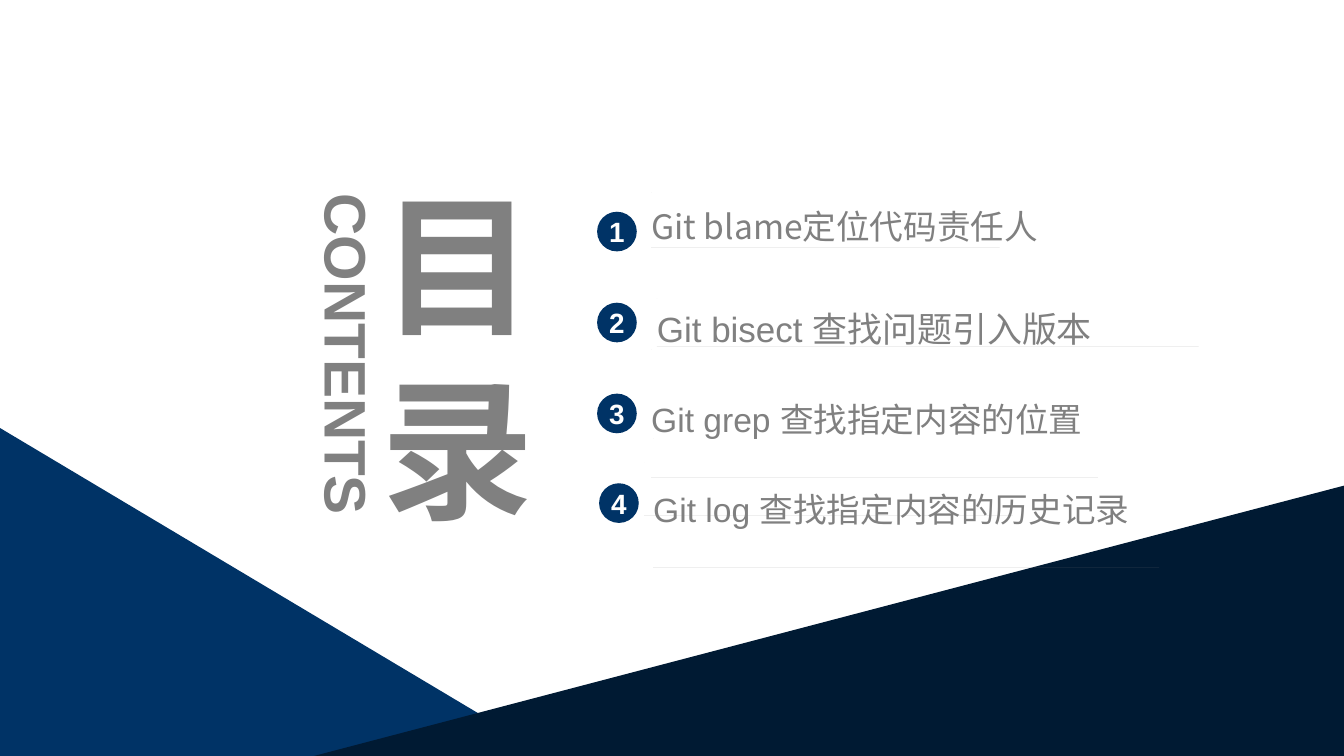
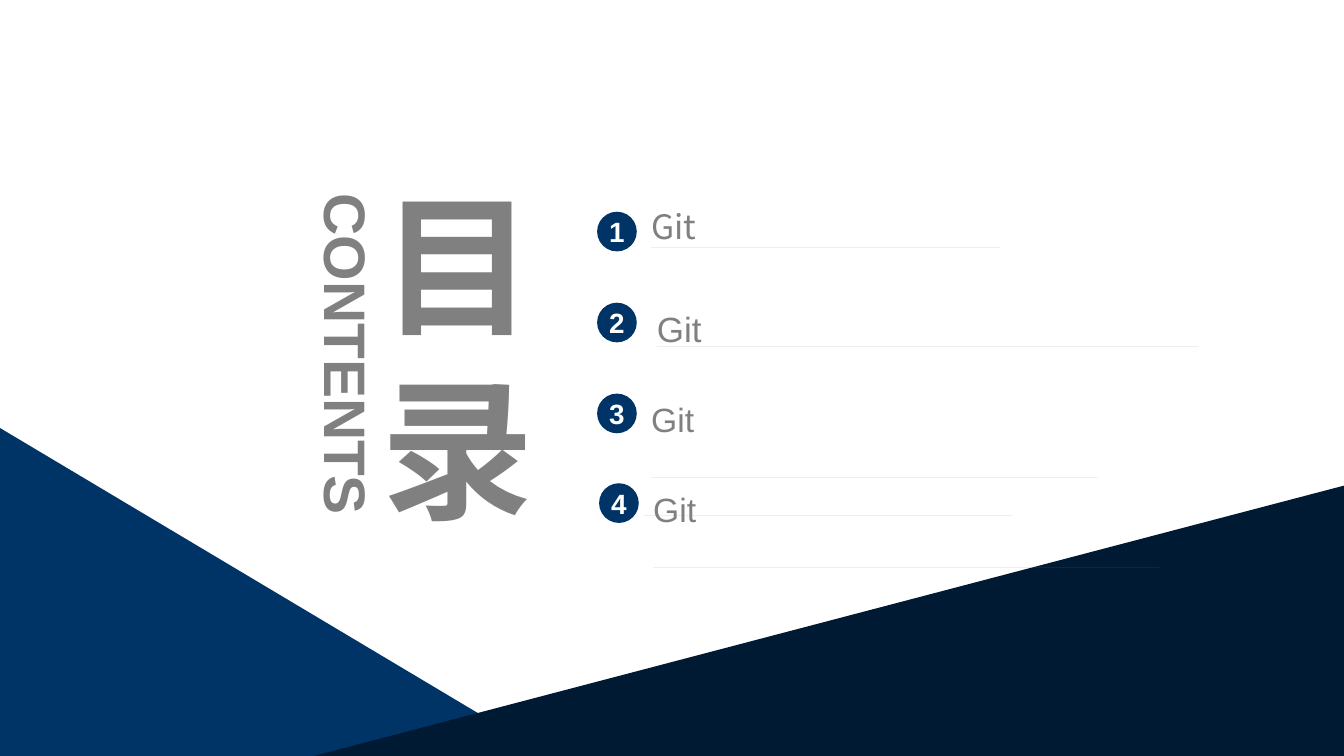
Before and after one commit to lss0928/git_test, a slide deck: slide 2 of svg/走进SVG.pptx. Drawn at 1344x756 pixels with LibreOffice and Linux fonts; fonts in the diff are those of the drawing. Boxes give left, top, right and bottom in pixels: in the first picture for what was removed or moved away, otherwise in the second. Text is boxed around its words. In the diff, an @@ line names an element or a change of style, - is before the commit and + after.

```diff
--- a/svg/走进SVG.pptx
+++ b/svg/走进SVG.pptx
@@ text at (651,213,696,240): text changed @@
-Git blame定位代码责任人
+Git
@@ text at (657,316,702,343): text changed @@
-Git bisect 查找问题引入版本
+Git
@@ text at (651,407,694,433): text changed @@
-Git grep 查找指定内容的位置
+Git
@@ text at (653,497,696,523): text changed @@
-Git log 查找指定内容的历史记录
+Git
```
Also in this commit, not shown: 15 other slides changed, 16 slides added, 7 slides removed, 15 other files.
